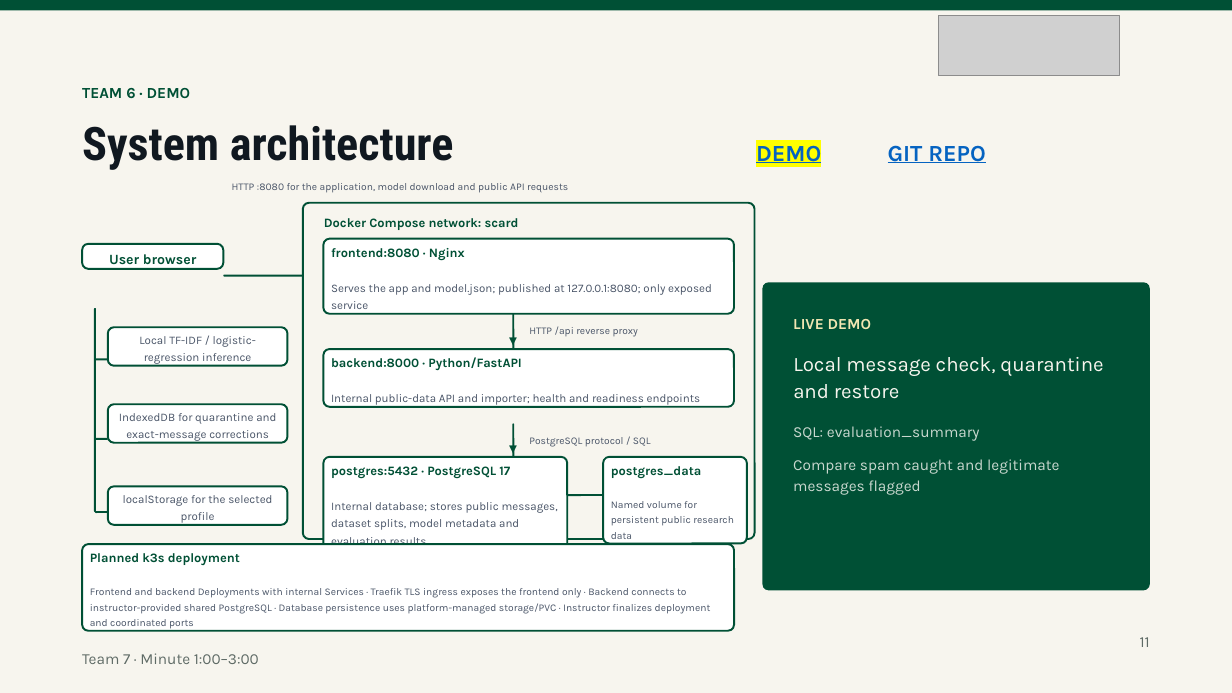
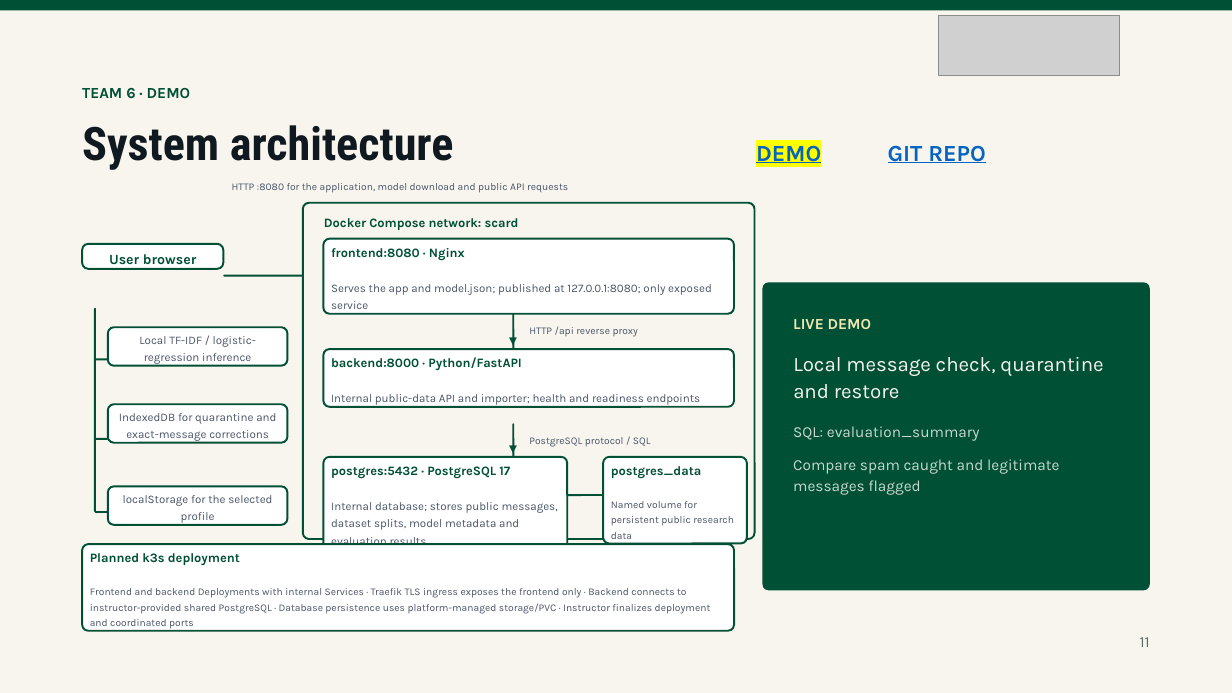
Before and after one commit to qcheng1-prog/ai-db-cloud-showcase-2026f, a slide deck: slide 2 of teams/scard/team6.pptx. Drawn at 1232x693 pixels with LibreOffice and Linux fonts; fonts in the diff are those of the drawing; grey boxes stand for pictures; background and template pictures are left out. Boxes give left, top, right and bottom in pixels: in the first picture for what was removed or moved away, otherwise in the second. Text is boxed around its words. In the diff, an @@ line names an element or a change of style, - is before the commit and + after.

```diff
--- a/teams/scard/team6.pptx
+++ b/teams/scard/team6.pptx
@@ text removed at [82,653,259,664] @@
-Team 7 · Minute 1:00–3:00
```
Also in this commit, not shown: 1 other slide changed, 12 other files.
